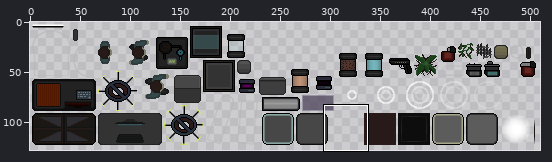
Two versions of one sprite sheet, res/gfx/graphics.png. The first picture is a wide view before the edit; the outline marks the close-up.
Close-up. Before the edit:
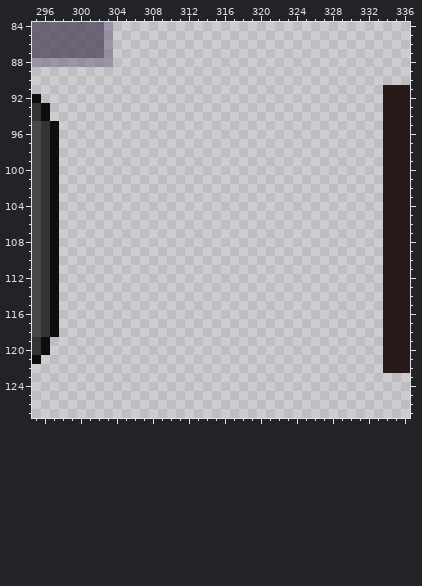
The file is 512x128 pixels. Pixels under 10% opacity are left out. Colours within 5 levels of each other are drawn and written as one. Shown: x 295..336, y 84..127. The old version is drawn lined up with the new one. The wide view leaves out empty margins.
And afterwards:
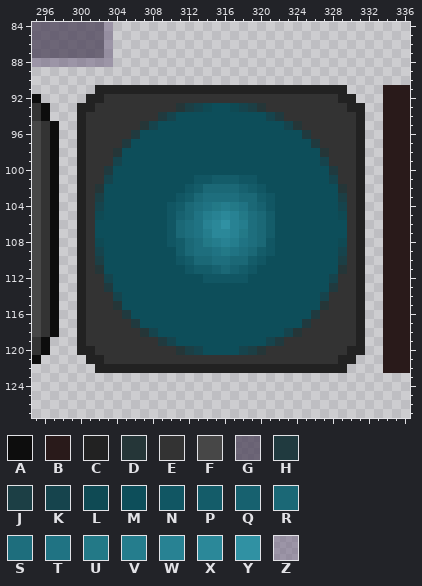
Palette (. is transparent): A #0d0d0d  B #291a1a  C #222222  D #253638  E #333333  F #474747  G #4d445ac0  H #203a3f  J #1c3f45  K #16444d  L #0f4a54  M #0d4e5a  N #115663  P #145c69  Q #17616f  R #1b6876  S #1e6e7d  T #207383  U #237987  V #257d8d  W #288293  X #2b8899  Y #3091a3  Z #6c5e7e80
What changed:
drawings rearranged on the sheet (the old picture shows each at its new place)
y 91: x 302..329 ............................ -> CCCCCCCCCCCCCCCCCCCCCCCCCCCC
y 92: x 301..330 .............................. -> CCEEEEEEEEEEEEEEEEEEEEEEEEEECC
y 93: x 300..331 ................................ -> CCEEEEEEEEEDJKLMMLKJDEEEEEEEEECC
y 94: x 300..331 ................................ -> CEEEEEEEEHKMMMMMMMMMMKHEEEEEEEEC
y 95: x 300..331 ................................ -> CEEEEEEDKMMMMMMMMMMMMMMKDEEEEEEC
y 96: x 300..331 ................................ -> CEEEEEHMMMMMMMMMMMMMMMMMMHEEEEEC
y 97: x 300..331 ................................ -> CEEEEHMMMMMMMMMMMMMMMMMMMMHEEEEC
y 98: x 300..331 ................................ -> CEEEDMMMMMMMMMMMMMMMMMMMMMMDEEEC
y 99: x 300..331 ................................ -> CEEEKMMMMMMMMMMMMMMMMMMMMMMKEEEC
y 100: x 300..331 ................................ -> CEEHMMMMMMMMMMMMMMMMMMMMMMMMHEEC
y 101: x 300..331 ................................ -> CEEKMMMMMMMMMNNPPPNNMMMMMMMMKEEC
y 102: x 300..331 ................................ -> CEDMMMMMMMMMNPRRRRQPNMMMMMMMMDEC
y 103: x 300..331 ................................ -> CEJMMMMMMMMNPRSSSSRRPNMMMMMMMJEC
y 104: x 300..331 ................................ -> CEKMMMMMMMNPRSTUVUTRQNMMMMMMMKEC
y 105: x 300..331 ................................ -> CELMMMMMMMNQRTVWXWUSRPMMMMMMMLEC
y 106: x 300..331 ................................ -> CEMMMMMMMMNRSTWXYWVSRPMMMMMMMMEC
y 107: x 300..331 ................................ -> CEMMMMMMMMNRSTVXXWUSRPMMMMMMMMEC
y 108: x 300..331 ................................ -> CELMMMMMMMNPRSUVWVTSRNMMMMMMMLEC
y 109: x 300..331 ................................ -> CEKMMMMMMMMPRSSTUTSRPNMMMMMMMKEC
y 110: x 300..331 ................................ -> CEJMMMMMMMMNPRRSSRRPNMMMMMMMMJEC
y 111: x 300..331 ................................ -> CEDMMMMMMMMMNPPQRQPNMMMMMMMMMDEC
y 112: x 300..331 ................................ -> CEEKMMMMMMMMMMNNNNNMMMMMMMMMKEEC
y 113: x 300..331 ................................ -> CEEHMMMMMMMMMMMMMMMMMMMMMMMMHEEC
y 114: x 300..331 ................................ -> CEEEKMMMMMMMMMMMMMMMMMMMMMMKEEEC
y 115: x 300..331 ................................ -> CEEEDMMMMMMMMMMMMMMMMMMMMMMDEEEC
y 116: x 300..331 ................................ -> CEEEEHMMMMMMMMMMMMMMMMMMMMHEEEEC
y 117: x 300..331 ................................ -> CEEEEEHMMMMMMMMMMMMMMMMMMHEEEEEC
y 118: x 300..331 ................................ -> CEEEEEEDKMMMMMMMMMMMMMMKDEEEEEEC
y 119: x 300..331 ................................ -> CEEEEEEEEHKMMMMMMMMMMKHEEEEEEEEC
y 120: x 300..331 ................................ -> CCEEEEEEEEEDJKMMMMKJDEEEEEEEEECC
y 121: x 301..330 .............................. -> CCEEEEEEEEEEEEEEEEEEEEEEEEEECC
y 122: x 302..329 ............................ -> CCCCCCCCCCCCCCCCCCCCCCCCCCCC
